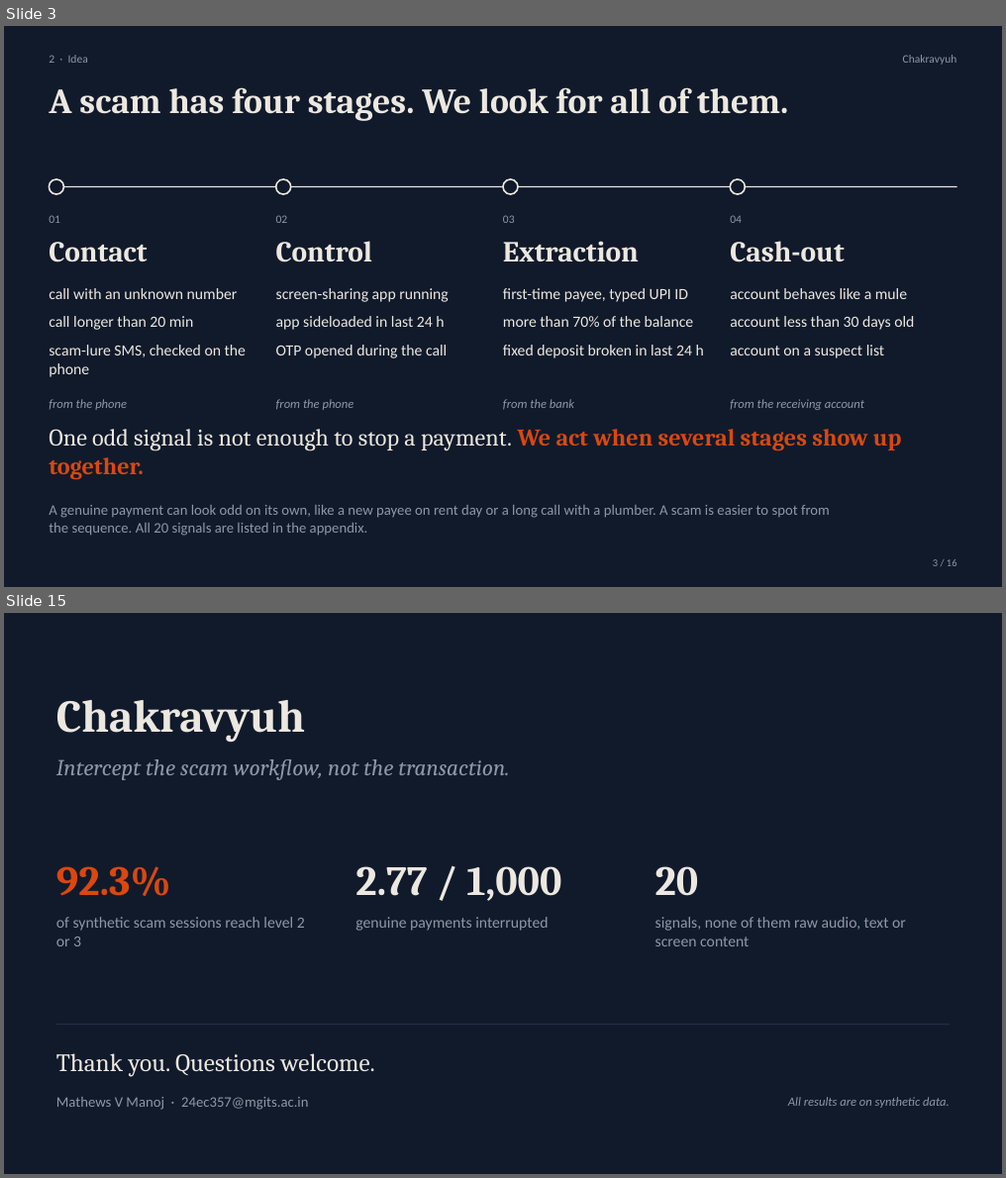
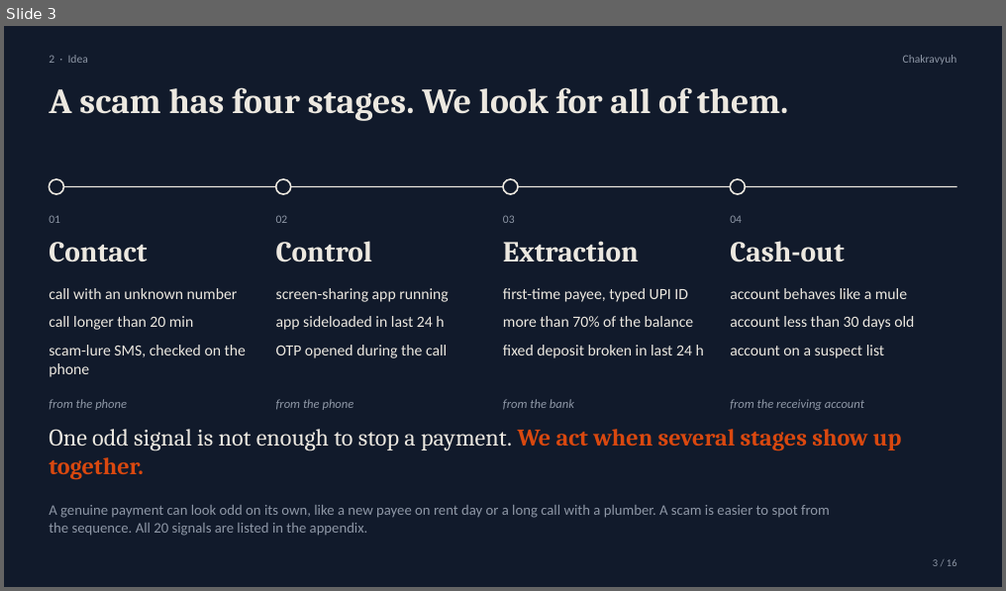
Before and after one commit to MathewsV-Manoj/Amazon-x-IITD, a slide deck: submission/ppt/Chakravyuh_RAKSHAM_Round1.pptx. Shown one above the other, each under a label of ours: slides 3 and 15 before the commit, slide 3 after it; the slides between them are not shown. The pictures are 1006x1178 and 1006x591 pixels, drawn with LibreOffice and Linux fonts; fonts in the diff are those of the drawing. Boxes give left, top, right and bottom in pixels: in the first picture for what was removed or moved away, otherwise in the second. Text is boxed around its words. In the diff, an @@ line names an element or a change of style, - is before the commit and + after.

```diff
--- a/submission/ppt/Chakravyuh_RAKSHAM_Round1.pptx
+++ b/submission/ppt/Chakravyuh_RAKSHAM_Round1.pptx
@@ slide 15 removed at box(4, 613, 1002, 1174), background #111A2B @@
@@ text removed at box(56, 700, 305, 742) @@
-Chakravyuh
@@ text removed at box(56, 760, 509, 780) @@
-Intercept the scam workflow, not the transaction.
@@ text removed at box(56, 866, 171, 896) @@
-92.3%
@@ text removed at box(355, 866, 561, 901) @@
-2.77 / 1,000
@@ text removed at box(655, 866, 699, 896) @@
-20
@@ text removed at box(56, 917, 305, 947) @@
-of synthetic scam sessions reach level 2 or 3
@@ text removed at box(355, 917, 548, 931) @@
-genuine payments interrupted
@@ text removed at box(655, 917, 906, 947) @@
-signals, none of them raw audio, text or screen content
@@ line removed from (56, 1025) to (949, 1025) @@
@@ text removed at box(56, 1054, 375, 1077) @@
-Thank you. Questions welcome.
@@ text removed at box(56, 1097, 308, 1110) @@
-Mathews V Manoj · 24ec357@mgits.ac.in
@@ text removed at box(788, 1097, 949, 1108) @@
-All results are on synthetic data.
```
Also in this commit, not shown: 9 slides changed, 4 slides added, 3 other slides removed, 7 other files.
